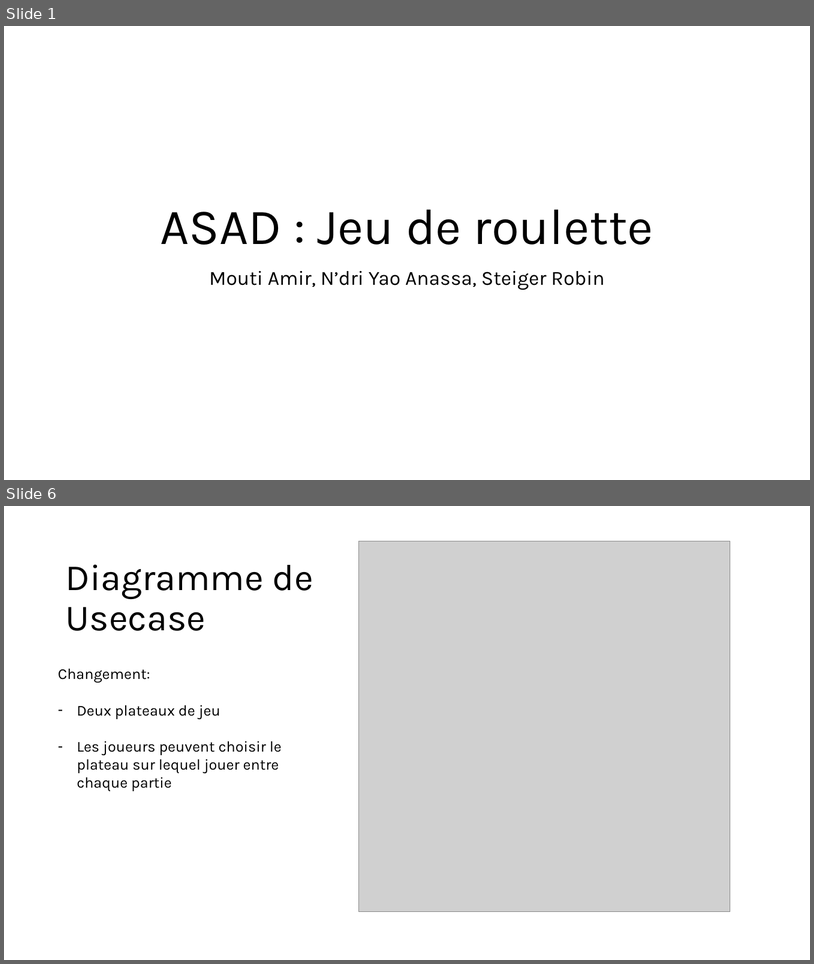
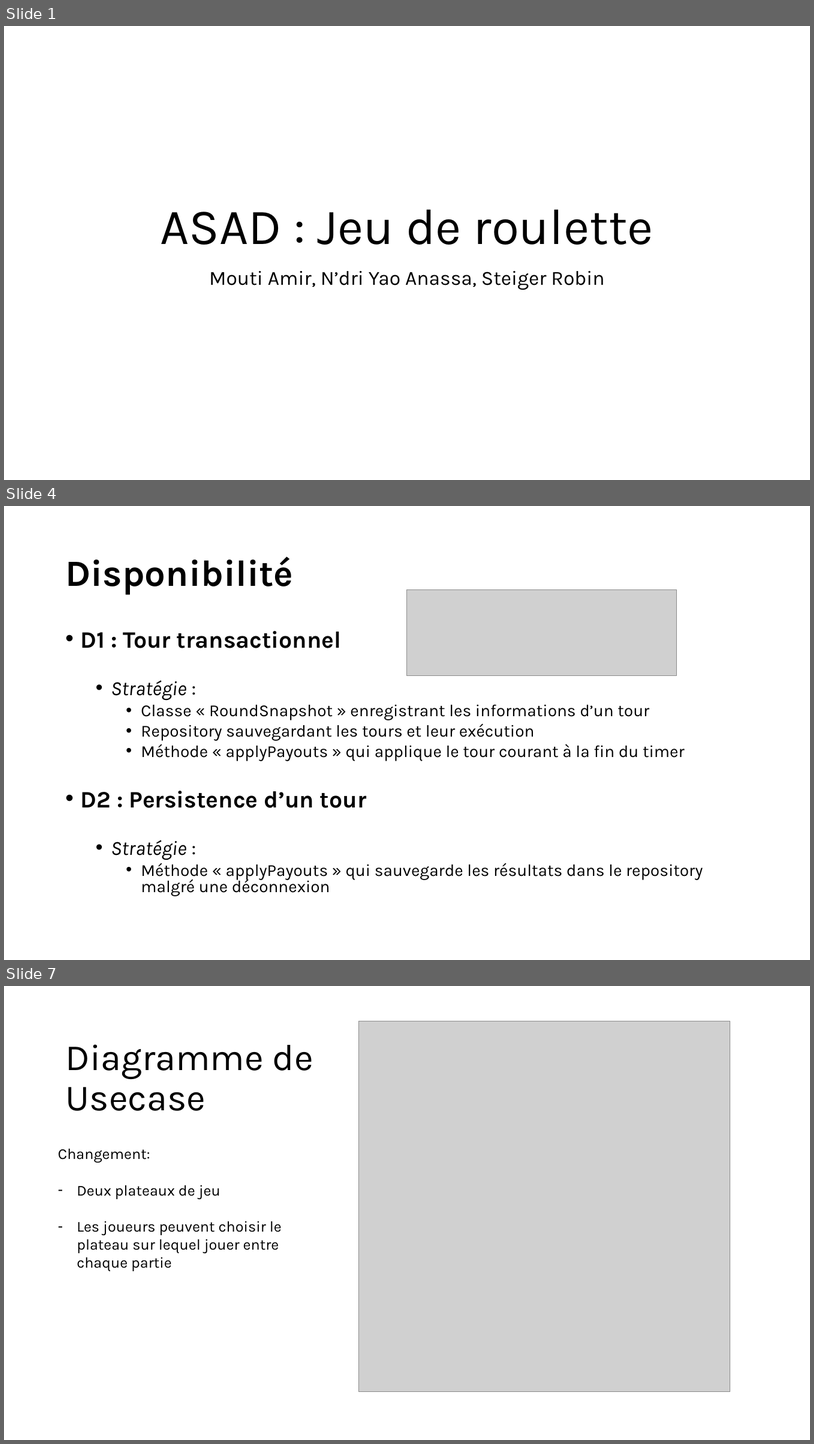
Before and after one commit to RobinSteiger/ASAD, a slide deck: doc/presentation.pptx. Shown one above the other, each under a label of ours: slides 1 and 6 before the commit, slides 1, 4 and 7 after it; the slides between them are not shown. The pictures are 814x964 and 814x1444 pixels, drawn with LibreOffice and Linux fonts; fonts in the diff are those of the drawing; grey boxes stand for pictures. Boxes give left, top, right and bottom in pixels: in the first picture for what was removed or moved away, otherwise in the second. Text is boxed around its words. In the diff, an @@ line names an element or a change of style, - is before the commit and + after.

```diff
--- a/doc/presentation.pptx
+++ b/doc/presentation.pptx
@@ slide 4 added at [4, 506, 810, 960], background #FFFFFF @@
@@ title added at [65, 556, 293, 595], 44 pt, text #000000, bold @@
+Disponibilité
@@ picture added at [408, 590, 677, 676] @@
@@ text added at [81, 631, 703, 896], 20 pt, text #000000 @@
+• D1 : Tour transactionnel
+  • Stratégie :
+    • Classe « RoundSnapshot » enregistrant les informations d’un tour
+    • Repository sauvegardant les tours et leur exécution
+    • Méthode « applyPayouts » qui applique le tour courant à la fin du timer
+• D2 : Persistence d’un tour
+  • Stratégie :
+    • Méthode « applyPayouts » qui sauvegarde les résultats dans le repository malgré une déconnexion
@@ what was slide 6 is now slide 7 @@
```
Also in this commit, not shown: 3 slides changed, 3 other slides added, 1 slide removed.
